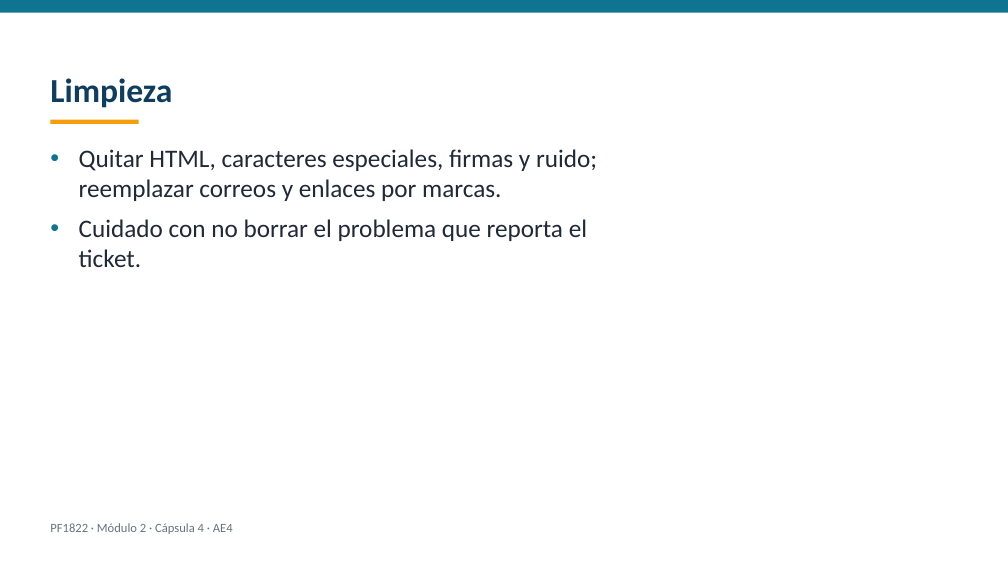
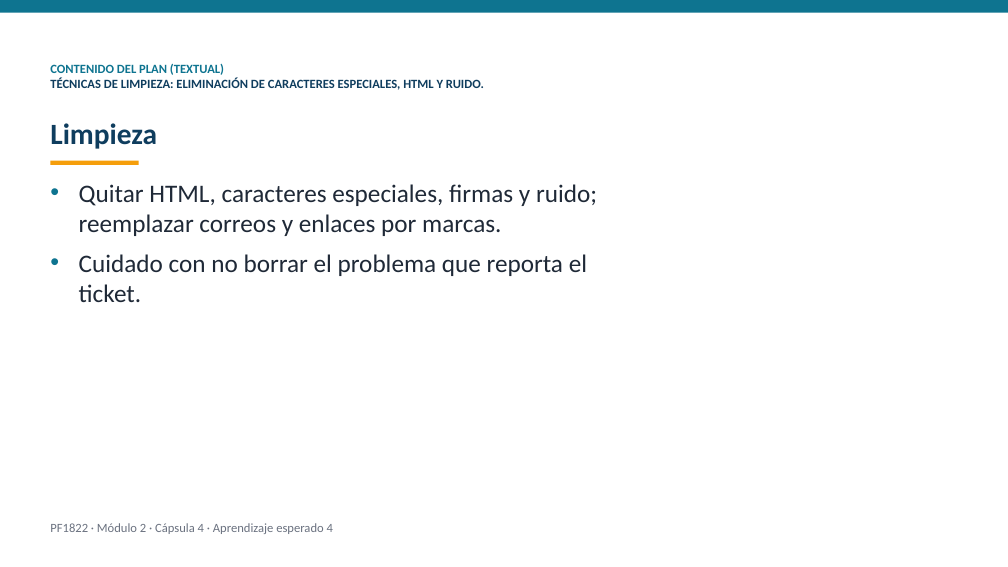
Before and after one commit to dojedacifuentes/naty.proyecto01, a slide deck: slide 4 of modulo-2/PF1822-desarrollo-con-ia/produccion/videos/AE4-capsula.pptx (slide 3 before the commit). Drawn at 1008x567 pixels with LibreOffice and Linux fonts; fonts in the diff are those of the drawing. Boxes give left, top, right and bottom in pixels: in the first picture for what was removed or moved away, otherwise in the second. Text is boxed around its words. In the diff, an @@ line names an element or a change of style, - is before the commit and + after.

Commit message:
checkpoint: 2026-09-25 videocapsulas textuales del plan para el revisor

```diff
--- a/modulo-2/PF1822-desarrollo-con-ia/produccion/videos/AE4-capsula.pptx
+++ b/modulo-2/PF1822-desarrollo-con-ia/produccion/videos/AE4-capsula.pptx
@@ text added at bbox=[50, 64, 484, 90], 12 pt, text #0F3D5E, bold @@
+CONTENIDO DEL PLAN (TEXTUAL)
+TÉCNICAS DE LIMPIEZA: ELIMINACIÓN DE CARACTERES ESPECIALES, HTML Y RUIDO.
@@ text "Limpieza": place and size @@
-text "Limpieza" at bbox=[50, 78, 172, 108]
+text "Limpieza" at bbox=[50, 123, 157, 149]
@@ text "Limpieza" at bbox=[50, 123, 157, 149]: size 32 to 28 pt @@
@@ text "Quitar HTML, caracteres especiales, firmas ...": place and size @@
-text "Quitar HTML, caracteres especiales, firmas ..." at bbox=[79, 149, 597, 267]
+text "Quitar HTML, caracteres especiales, firmas ..." at bbox=[79, 184, 597, 302]
@@ rectangle: place and size @@
-rectangle at bbox=[51, 119, 139, 124]
+rectangle at bbox=[51, 160, 139, 165]
@@ text at bbox=[50, 523, 333, 534]: text changed @@
-PF1822 · Módulo 2 · Cápsula 4 · AE4
+PF1822 · Módulo 2 · Cápsula 4 · Aprendizaje esperado 4
```
Also in this commit, not shown: 9 other slides changed, 1 slide added, 37 other files.
